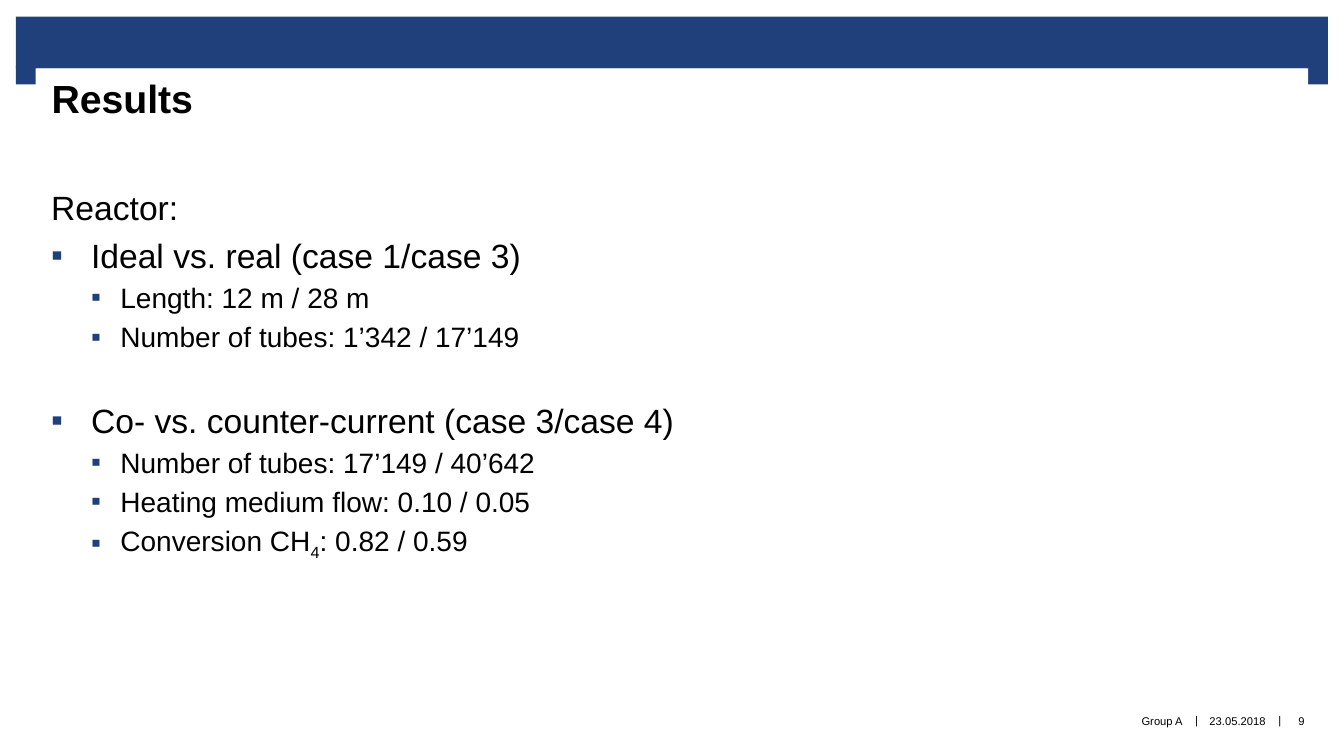
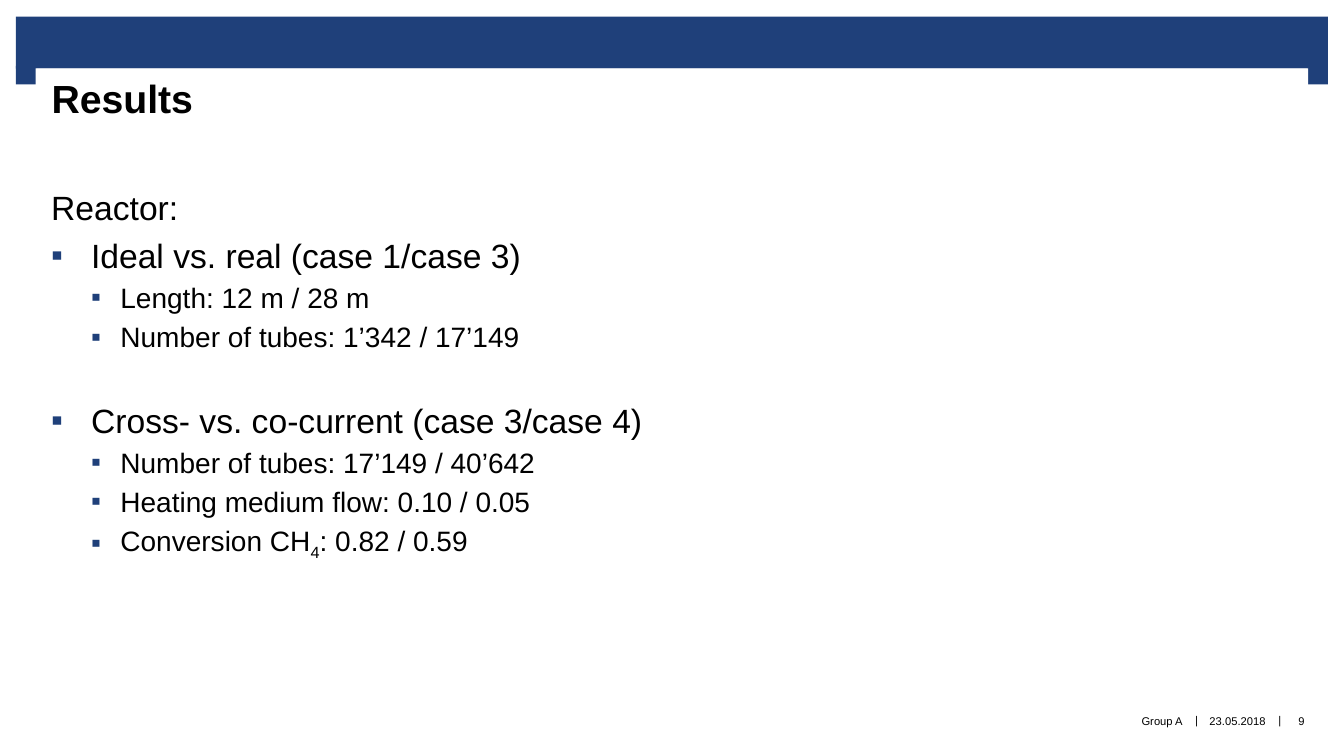
Before and after one commit to triceert/CS, a slide deck: slide 9 of Case_Study_presentation.pptx. Drawn at 1344x756 pixels with LibreOffice and Linux fonts; fonts in the diff are those of the drawing; background and template pictures are left out. Boxes give left, top, right and bottom in pixels: in the first picture for what was removed or moved away, otherwise in the second. Text is boxed around its words. In the diff, an @@ line names an element or a change of style, - is before the commit and + after.

```diff
--- a/Case_Study_presentation.pptx
+++ b/Case_Study_presentation.pptx
@@ text at [91, 408, 642, 440]: text changed @@
-▪ Co- vs. counter-current (case 3/case 4)
+▪ Cross- vs. co-current (case 3/case 4)
```
Also in this commit, not shown: 1 slide added, 2 other files.
